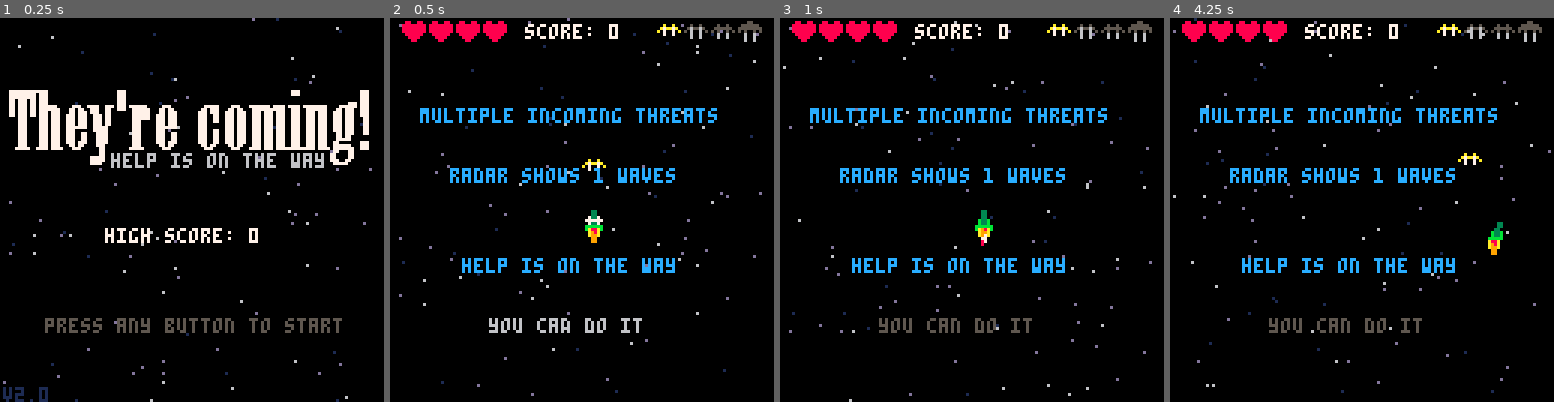
Above: before the commit, frames 1-4 (left to right).
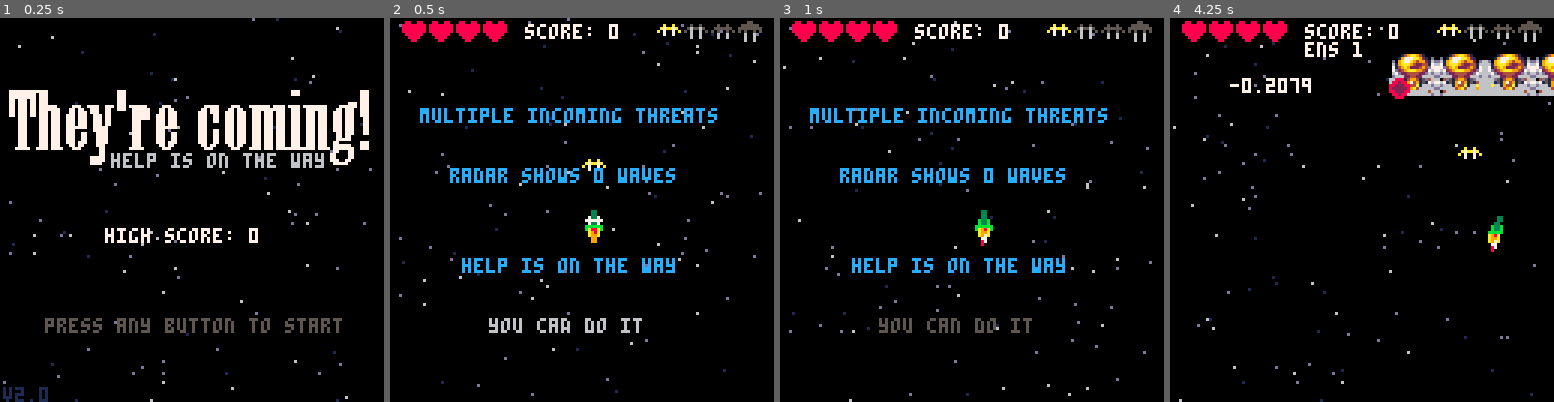
Above: after the commit, the same moments.

Repository: mathyousee/theyre-coming-p8
Game: PICO-8 cartridge theyrecoming.p8
The game is run twice, just before and just after one commit, with the same random seed, the same clock (stepped at 60 frames per second) and the same inputs.
Inputs:
- Up to frame 1 (0.25 s): no input
- Up to frame 2 (0.5 s): tap X (X key) at 0.33 s
- Up to frame 3 (1 s): tap O (Z key) at 0.7 s
- Up to frame 4 (4.25 s): tap X (X key) at 1.07, 1.85, 2.97, 4.08 s; hold Right 1.6-2.1 s; tap O (Z key) every 0.4 s from 1.7 to 4.1 s; hold Up 2.15-2.42 s; hold Right 2.47-3.03 s; hold Left 3.08-3.58 s; hold Down 3.63-3.97 s; hold Right from 4.02 s (still down)

Frame 1 is identical in both runs. In frame 2, less than 0.1% of the frame differs, in the area x 53-56%, y 39-43%; in frame 3, less than 0.1%; in frame 4, 10%, in the area x 0-100%, y 0-100%.

Commit message:
added some boss logic

Diff:
--- a/theyrecoming.p8
+++ b/theyrecoming.p8
@@ -43,11 +43,12 @@
  set_pweapon(1) --player active weapon
  sw={q=2,d=10} --secondary weapon
  score=0 --score
- lleft=1
+ lleft=0
  enemies={}
  flashes={}
  pb={}
  powerups={}
+ spawnboss()
  init_level()
 end
 
@@ -61,9 +62,9 @@
  if lleft>0 then
   nextenemy=30
   levelcountdown=120
-  spawnboss()
  else
   --battle the boss
+  spawn_bossbits()
   boss.hidden=false
   levelcountdown=100
  end
@@ -135,7 +136,8 @@
   for b in all (enemies) do
    if collide(i,b) then
     b.hp-=pw.d
-    smol_shwave(b.x+4,b.y+8,i.swc)
+--    smol_shwave(b.x+4,b.y+8,i.swc)
+    smol_shwave(b.x+4,b.y+4,6)
     if b.hp<=0 then
      sfx(1)
      explode(i.x+4,i.y+4,4)
@@ -209,7 +211,7 @@
 
   --move
 
-  if bossbit then
+  if i.bossbit then
    move_bossbit(i)
   else
    move(i)
@@ -217,9 +219,11 @@
 
 
   --if flr(i.y)==20 then fire(i,1,4,{s=49}) end
-  if i.y >128 then del(enemies,i) end
-  if i.x >128 then del(enemies,i) end
-  if i.x <-8 then del(enemies,i) end
+  if not i.bossbit then
+	  if i.y >128 then del(enemies,i) end
+	  if i.x >128 then del(enemies,i) end
+	  if i.x <-8 then del(enemies,i) end
+  end
   if collide(p,i) and p.inv<=0 then
    explode(p.x,p.y,3)
    p.l-=1
@@ -297,10 +301,6 @@
  end
 end
 
-function pathfind(thing)
-
-end
-
 function move(thing)
  thing.x+=thing.dx
  thing.y+=thing.dy
@@ -373,6 +373,7 @@
      dy=newenemy.dy+lsm,
      s=newenemy.s,
      sw=newenemy.sw,
+     swc=6,
      smin=newenemy.smin,
      smax=newenemy.smax,
      hp=newenemy.hp,
@@ -406,25 +407,31 @@
    boss=true,
    hidden=true
   }
-  --[[
-  add(enemies,
-   {
-    x=boss.x,
-    y=boss.y,
-    dx=boss.dx,
-    dy=boss.dy,
-    s=164,
-    sw=63,
-    smin=164,
-    smax=164,
-    hp=1,
-    en=7,
-    san={161,162,163,164,163,162},
-    can=1,
-    bossbit=1
-   }
-  )
-  ]]--
+
+
+end
+
+function spawn_bossbits()
+ add(enemies,
+  {
+   x=boss.x+8,
+   y=boss.y+10,
+   dx=boss.dx,
+   dy=boss.dy,
+   s=164,
+   sw=8,
+   sh=8,
+   swc=6,
+   smin=164,
+   smax=164,
+   hp=50,
+   en=7,
+   san={161,162,163,164,163,162},
+   can=1,
+   bossbit=1
+  }
+ )
+
 end
 
 function do_boss()
@@ -577,11 +584,7 @@
 
 function drawenemies()
  for i in all (enemies) do
-  drawsprite(i)
-  --spr(i.s,i.x,i.y)
- end
- for i in all (ebuls) do
-  drawsprite(i)
+  if not i.hidden then drawsprite(i) end
  end
 end
 
@@ -818,6 +821,7 @@
  cls(0)
 
  drawstarfield()
+ if boss then draw_boss() end
  drawp()
  drawhud()
  drawenemies()
@@ -826,7 +830,7 @@
  animateflashes()
  draw_bombs()
  drawpow()
- if boss then draw_boss() end
+
  --[[debug
  print("pwc"..pw.swc,7)
  for z in all (swaves) do
Not shown, changed: the thumbnail (__label__) section of theyrecoming.p8
